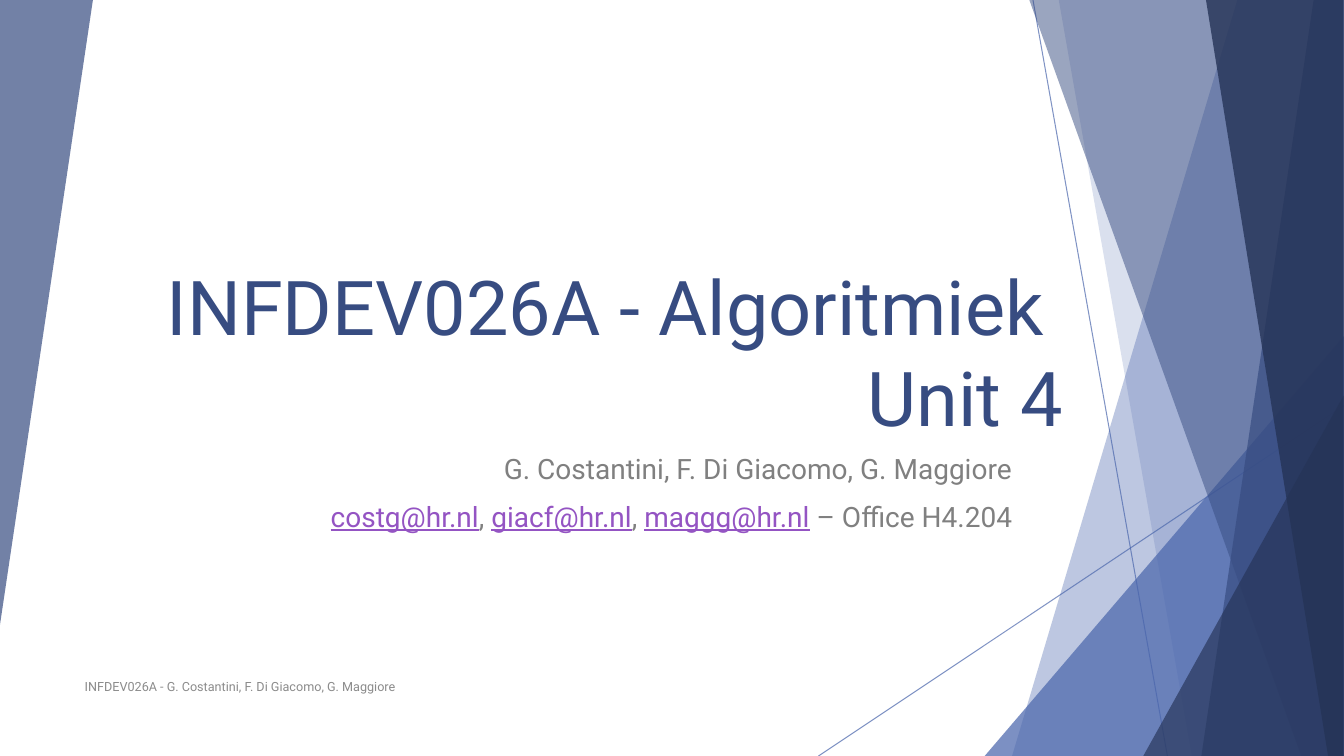
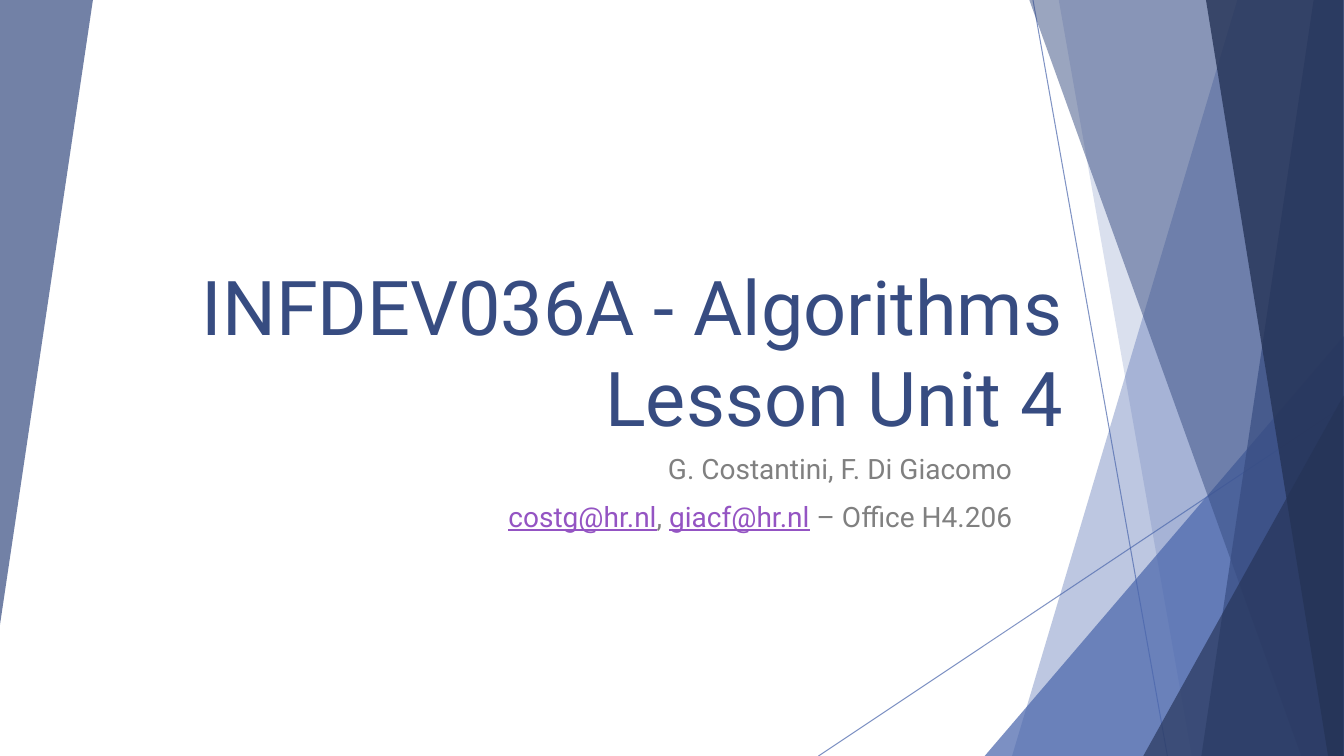
Before and after one commit to FurkanAndac/Development-6A, a slide deck: slide 1 of Lesson slides/Unit 4 - Binary trees.pptx. Drawn at 1344x756 pixels with LibreOffice and Linux fonts; fonts in the diff are those of the drawing. Boxes give left, top, right and bottom in pixels: in the first picture for what was removed or moved away, otherwise in the second. Text is boxed around its words. In the diff, an @@ line names an element or a change of style, - is before the commit and + after.

Commit message:
small fixes lesson 4

```diff
--- a/Lesson slides/Unit 4 - Binary trees.pptx
+++ b/Lesson slides/Unit 4 - Binary trees.pptx
@@ title at (x1=202, y1=278, x2=1063, y2=427): text changed @@
-INFDEV026A - Algoritmiek
-Unit 4
+INFDEV036A - Algorithms
+Lesson Unit 4
@@ subtitle at (x1=508, y1=459, x2=1012, y2=533): text changed @@
-G. Costantini, F. Di Giacomo, G. Maggiore
-costg@hr.nl, giacf@hr.nl, maggg@hr.nl – Office H4.204
+G. Costantini, F. Di Giacomo
+costg@hr.nl, giacf@hr.nl – Office H4.206
@@ text removed at (x1=85, y1=682, x2=395, y2=694) @@
-INFDEV026A - G. Costantini, F. Di Giacomo, G. Maggiore
```
Also in this commit, not shown: 55 other slides changed, 1 other file.
